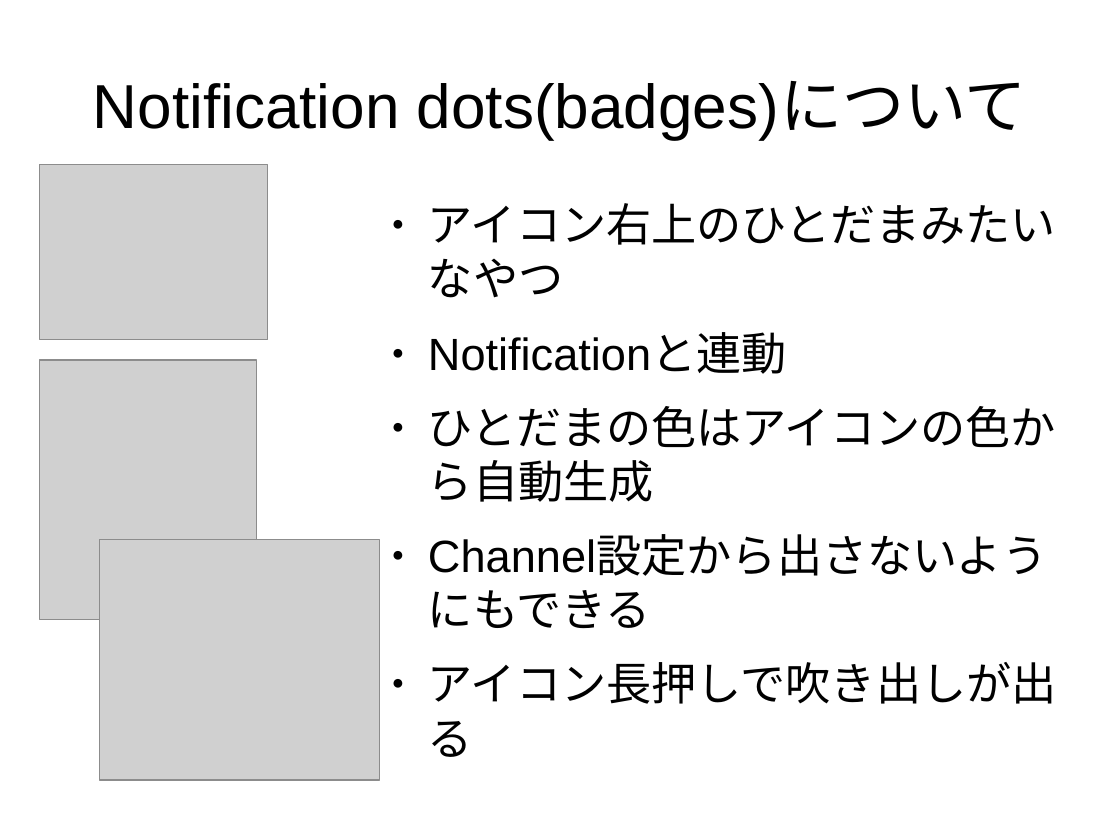
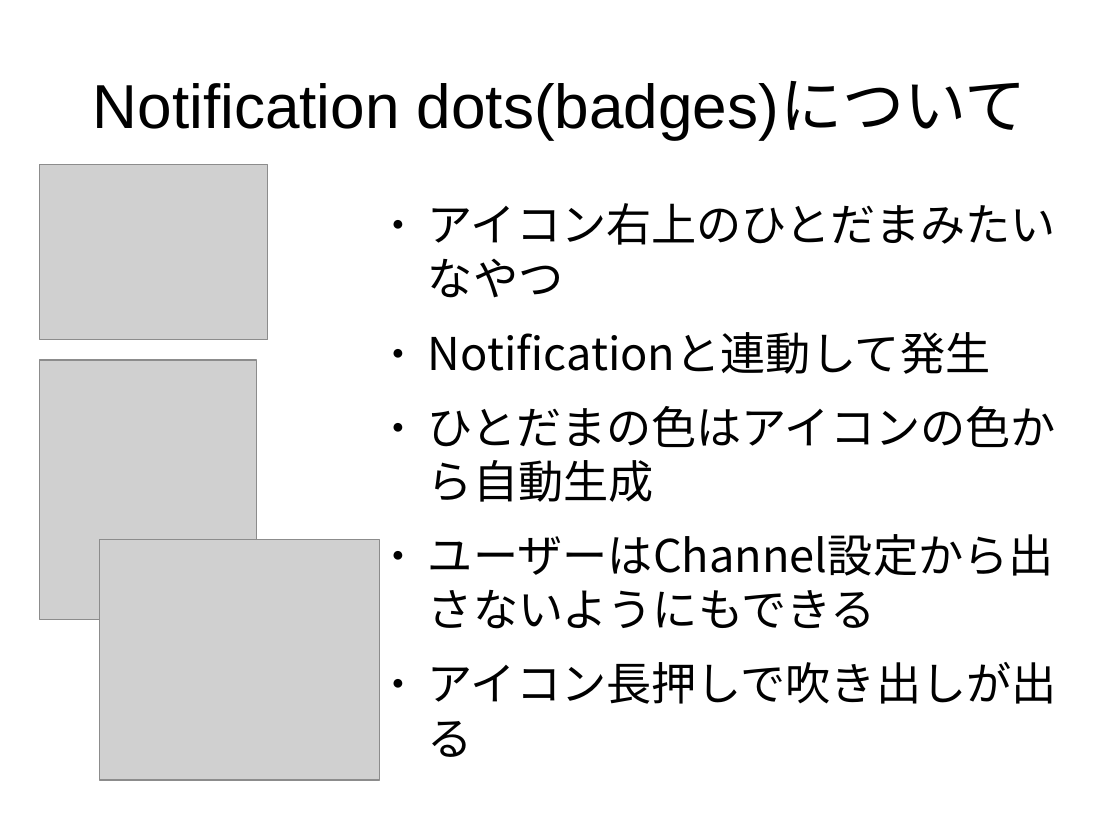
Before and after one commit to tmhouse/TestNotificationChannelSample, a slide deck: slide 15 of NotificationChannelについて.odp (slide 14 before the commit). Drawn at 1120x840 pixels with LibreOffice and Linux fonts; fonts in the diff are those of the drawing; grey boxes stand for pictures. Boxes give left, top, right and bottom in pixels: in the first picture for what was removed or moved away, otherwise in the second. Text is boxed around its words. In the diff, an @@ line names an element or a change of style, - is before the commit and + after.

```diff
--- a/NotificationChannelについて.odp
+++ b/NotificationChannelについて.odp
@@ text at [428, 203, 1057, 757]: font Arial to Noto Sans CJK JP in "アイコン右上のひとだまみたいなやつ", "ひとだまの色はアイコンの色から自動生成", "アイコン長押しで吹き出しが出る" @@
@@ text at [428, 332, 990, 374]: text changed; font Arial to Noto Sans CJK JP @@
-● Notificationと連動
+● Notificationと連動して発生
@@ text at [428, 534, 1054, 576]: text changed; font Arial to Noto Sans CJK JP @@
-● Channel設定から出さないようにもできる
+● ユーザーはChannel設定から出さないようにもできる
```
Also in this commit, not shown: 14 other slides changed, 5 slides added, 2 slides removed.
